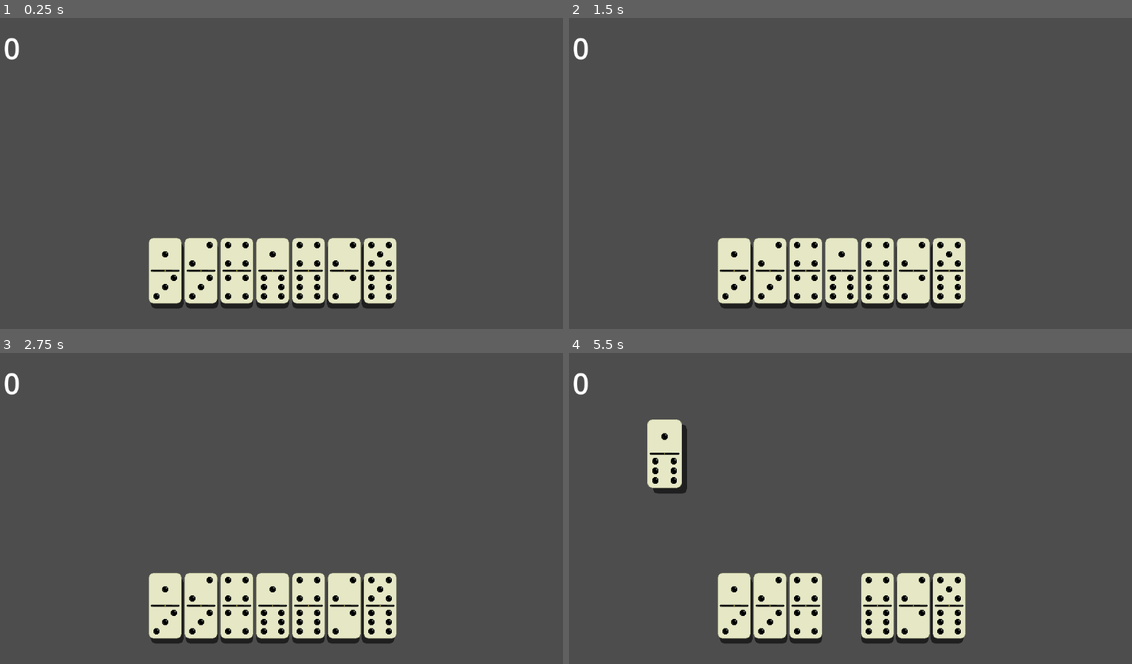
Above: before the commit, frames 1-4 (two rows, left to right).
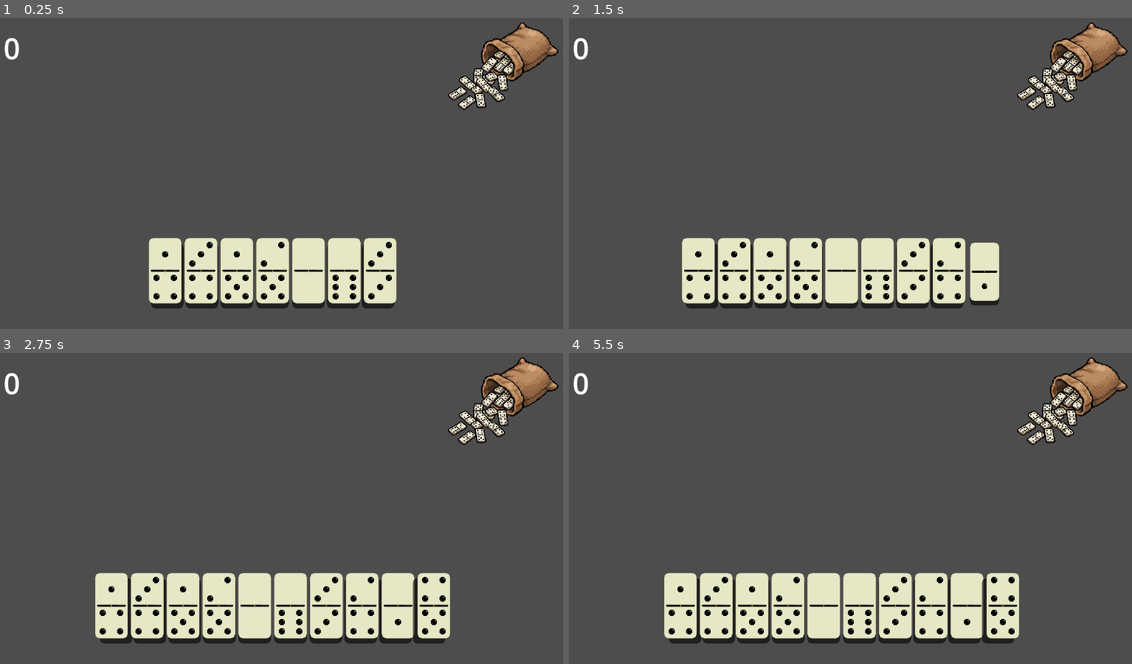
Above: after the commit, the same moments.

Repository: manuel051206/balatro-de-domino
Game: Godot game, scene res://_Scenes/Mesa.tscn
Two runs of this game, one before a commit and one after it. Both use one fixed random seed, a clock stepped at 60 frames per second and the inputs below.
Inputs (mouse positions are in pixels of both pictures, inside the frame that each line leads up to):
- Up to frame 1 (0.25 s): no input
- Up to frame 2 (1.5 s): click (1070, 67) at 0.52 s; click (1070, 67) at 1.27 s
- Up to frame 3 (2.75 s): click (501, 402) at 2.02 s
- Up to frame 4 (5.5 s): drag from (732, 604) to (912, 604) at 2.77 s; drag from (771, 604) to (951, 604) at 3.52 s; move the mouse to (805, 604) at 4.27 s; click (805, 604) at 4.42 s; drag from (839, 604) to (664, 452) at 5.02 s

The runs differ from the first frame. In frame 1, 3.1% of the frame differs, in the area x 27-100%, y 1-91%; in frame 2, 5.3%; in frame 3, 9.8%; in frame 4, 12%, in the area x 13-100%, y 1-94%.

Commit message:
Sistema de pozo, correcciones de mesa, UI de puntaje y pulido de animaciones
Sistema de "Pozo" (Robo) y Generación:

Eliminado el bug de generación de fichas repetidas (clones). Ahora se genera un mazo único de 28 combinaciones y se baraja (shuffle).

Añadido el botón de UI interactivo para robar fichas del pozo.

Reglas y Lógica:

Corregida la matemática de validación de la Capicúa para evitar falsos positivos cuando se intentaba conectar una ficha normal en extremos iguales (ej: un 3-4 en una mesa de 4...4).

Pulido Visual / Game Feel (Juiciness):

Nueva animación con Tween al robar del pozo: la ficha nace escalada en 0 debajo del mouse y vuela con efecto elástico hacia la mano.

Diff:
--- a/_Scenes/Mesa.tscn
+++ b/_Scenes/Mesa.tscn
@@ -8,6 +8,7 @@
 [ext_resource type="AudioStream" uid="uid://djlpck8mhudbs" path="res://_Sounds/SFX_PonerFicha/SFX_PonerFicha_04.wav" id="5_2w1jv"]
 [ext_resource type="AudioStream" uid="uid://clx1glvs7kpfg" path="res://_Sounds/SFX_PonerFicha/SFX_PonerFicha_05.wav" id="6_sk7d2"]
 [ext_resource type="AudioStream" uid="uid://pb2ptwhaofy0" path="res://_Sounds/SFX_PonerFicha/SFX_PonerFicha_06.wav" id="7_k7sko"]
+[ext_resource type="Texture2D" uid="uid://4xjfp3yf8qss" path="res://_Art/pot (PROVISIONAL).png" id="9_pilx5"]
 
 [sub_resource type="AudioStreamRandomizer" id="AudioStreamRandomizer_n8kvq"]
 streams_count = 6
@@ -47,6 +48,20 @@
 
 [node name="AudioStreamPlayer" type="AudioStreamPlayer" parent="." unique_id=673113965]
 
+[node name="CanvasLayer2" type="CanvasLayer" parent="." unique_id=1628599400]
+
+[node name="BotonPozo" type="TextureButton" parent="CanvasLayer2" unique_id=1665462798]
+anchors_preset = 1
+anchor_left = 1.0
+anchor_right = 1.0
+offset_left = -250.0
+offset_bottom = 250.0
+grow_horizontal = 0
+texture_normal = ExtResource("9_pilx5")
+ignore_texture_size = true
+stretch_mode = 4
+
 [connection signal="input_event" from="ZonaMesa" to="." method="_on_zona_mesa_input_event"]
 [connection signal="mouse_entered" from="ZonaMesa" to="." method="_on_zona_mesa_mouse_entered"]
 [connection signal="mouse_exited" from="ZonaMesa" to="." method="_on_zona_mesa_mouse_exited"]
+[connection signal="pressed" from="CanvasLayer2/BotonPozo" to="." method="_on_boton_pozo_pressed"]
--- a/_Scripts/Mesa.gd
+++ b/_Scripts/Mesa.gd
@@ -57,8 +57,6 @@
 
 
 # --- ÁRBITRO: ¿ES LEGAL LA JUGADA? ---
-# --- ÁRBITRO: ¿ES LEGAL LA JUGADA? ---
-# --- ÁRBITRO: ¿ES LEGAL LA JUGADA? ---
 func _validar_jugada(ficha: Ficha):
 
 	if not mouse_sobre_mesa:
@@ -79,17 +77,25 @@
 	# 2. Evaluamos DÓNDE cabe legalmente
 	var cabe_izq = (ficha.valor_der == extremo_izquierdo or ficha.valor_izq == extremo_izquierdo)
 	var cabe_der = (ficha.valor_izq == extremo_derecho or ficha.valor_der == extremo_derecho)
-	var es_capicua = (cabe_izq and cabe_der)
+
+	# NUEVA LÓGICA DE CAPICÚA:
+	# Verificamos que un lado de la ficha sea igual al extremo izquierdo Y el otro al derecho.
+	var es_capicua = (
+		(ficha.valor_izq == extremo_izquierdo and ficha.valor_der == extremo_derecho) or
+		(ficha.valor_der == extremo_izquierdo and ficha.valor_izq == extremo_derecho)
+	)
 
 	# 3. LÓGICA DE CAPICÚA
 	if es_capicua:
-		print("¡CAPICÚA! Bono activado.")
+		# NUEVO PRINT DE DEBUG: Explica exactamente el porqué
+		print("¡CAPICÚA DETECTADA! -> Ficha [%d-%d] empata perfectamente con los extremos de la mesa [%d...%d]" % [ficha.valor_izq, ficha.valor_der, extremo_izquierdo, extremo_derecho])
+
 		# Decidimos el lado basándonos en dónde soltó el mouse el jugador y activamos el bono (true)
 		if intencion_izquierda:
-			print("Capicúa jugada a la Izquierda por elección del jugador.")
+			print("- Se decidió colocar a la Izquierda por elección del jugador.")
 			jugar_ficha(ficha, "izquierda", true)
 		else:
-			print("Capicúa jugada a la Derecha por elección del jugador.")
+			print("- Se decidió colocar a la Derecha por elección del jugador.")
 			jugar_ficha(ficha, "derecha", true)
 		return
 
@@ -115,6 +121,28 @@
 
 	print("Jugada ILEGAL: Números no coinciden. Vuelve a la mano.")
 
+	# 4. LÓGICA NORMAL (No es capicúa)
+	if intencion_izquierda and cabe_izq:
+		print("¡Conecta por la Izquierda (Intención respetada)!")
+		jugar_ficha(ficha, "izquierda")
+		return
+	elif not intencion_izquierda and cabe_der:
+		print("¡Conecta por la Derecha (Intención respetada)!")
+		jugar_ficha(ficha, "derecha")
+		return
+
+	# 5. AUTO-CORRECCIÓN AMIGABLE (Quality of Life)
+	if cabe_izq:
+		print("¡Conecta por la Izquierda (Auto-corregido)!")
+		jugar_ficha(ficha, "izquierda")
+		return
+	if cabe_der:
+		print("¡Conecta por la Derecha (Auto-corregido)!")
+		jugar_ficha(ficha, "derecha")
+		return
+
+	print("Jugada ILEGAL: Números no coinciden. Vuelve a la mano.")
+
 		# --- VISUALIZADOR (RESTO DEL CÓDIGO IGUAL QUE ANTES) ---
 
 func jugar_ficha(ficha: Ficha, lado: String, es_capicua: bool = false):
@@ -122,7 +150,8 @@
 	var ancho_ocupado_por_esta_ficha = ancho_ficha if es_doble else alto_ficha
 
 	var pos_final: Vector2
-	var pos_rebote: Vector2 # Guardará la coordenada del lado contrario para el rebote
+	var pos_rebote: Vector2
+	var rotacion_final: float = 0.0 # ¡NUEVO! Guardamos la rotación en vez de aplicarla de golpe
 
 	if es_primer_turno:
 		extremo_izquierdo = ficha.valor_izq
@@ -138,53 +167,56 @@
 
 	if lado == "izquierda":
 		if es_doble:
-			ficha.rotation_degrees = 0
+			rotacion_final = 0
 			extremo_izquierdo = ficha.valor_izq
 		else:
 			if ficha.valor_der == extremo_izquierdo:
-				ficha.rotation_degrees = -90
+				rotacion_final = -90
 				extremo_izquierdo = ficha.valor_izq
 			else:
-				ficha.rotation_degrees = 90
+				rotacion_final = 90
 				extremo_izquierdo = ficha.valor_der
 
-		# Calculamos dónde va a quedar
 		var nueva_x = borde_izquierdo_x - (ancho_ocupado_por_esta_ficha / 2.0) - separacion
 		pos_final = Vector2(nueva_x, 0)
-		# Calculamos el rebote visual en la derecha
 		pos_rebote = Vector2(borde_derecho_x + (ancho_ocupado_por_esta_ficha / 2.0) + separacion, 0)
 
 		borde_izquierdo_x -= (ancho_ocupado_por_esta_ficha + separacion)
 
 	elif lado == "derecha":
 		if es_doble:
-			ficha.rotation_degrees = 0
+			rotacion_final = 0
 			extremo_derecho = ficha.valor_der
 		else:
 			if ficha.valor_izq == extremo_derecho:
-				ficha.rotation_degrees = -90
+				rotacion_final = -90
 				extremo_derecho = ficha.valor_der
 			else:
-				ficha.rotation_degrees = 90
+				rotacion_final = 90
 				extremo_derecho = ficha.valor_izq
 
 		var nueva_x = borde_derecho_x + (ancho_ocupado_por_esta_ficha / 2.0) + separacion
 		pos_final = Vector2(nueva_x, 0)
-		# Calculamos el rebote visual en la izquierda
 		pos_rebote = Vector2(borde_izquierdo_x - (ancho_ocupado_por_esta_ficha / 2.0) - separacion, 0)
 
 		borde_derecho_x += (ancho_ocupado_por_esta_ficha + separacion)
 
 	# --- BIFURCACIÓN DE ANIMACIÓN ---
 	if es_capicua:
-		_animar_rebote_capicua(ficha, pos_final, pos_rebote)
+		# Le pasamos la rotación final a la animación
+		_animar_rebote_capicua(ficha, pos_final, pos_rebote, rotacion_final)
 	else:
+		# Si es una jugada normal, la rotamos de golpe y la soltamos (como siempre)
+		ficha.rotation_degrees = rotacion_final
 		ficha.posicionDefault = pos_final
 		finalizar_jugada(ficha, false)
 
 
 func finalizar_jugada(ficha: Ficha, es_capicua: bool = false):
 	ficha.bloquear()
+
+	if mano:
+		mano.quitar_ficha_jugada(ficha)
 
 	# --- 1. MOTOR DE PUNTUACIÓN ---
 	# Calculamos los puntos base (la suma de los números de la ficha jugada)
@@ -216,33 +248,47 @@
 	print("MESA ACTUAL: ", extremo_izquierdo, " ... ", extremo_derecho)
 
 
-func _animar_rebote_capicua(ficha: Ficha, pos_final: Vector2, pos_rebote: Vector2):
-	# 1. Preparamos la ficha para que no interfiera el _process
+func _animar_rebote_capicua(ficha: Ficha, pos_final: Vector2, pos_rebote: Vector2, rotacion_final: float):
+	# 1. Preparación: Tomamos control total de la ficha
 	ficha.arrastrando = false
 	ficha.en_animacion_especial = true
-	ficha.z_index = 20 # Para que pase por encima de las demás durante el rebote
-
-	# 2. Creamos la secuencia (Tween)
-	var tween = create_tween().set_trans(Tween.TRANS_QUAD).set_ease(Tween.EASE_OUT)
-
-	var tiempo_golpe = 0.25 # Qué tan rápido viaja
-
-	# GOLPE 1: Va al lado elegido
-	tween.tween_property(ficha, "global_position", pos_final, tiempo_golpe)
+	ficha.z_index = 50
+
+	var tween = create_tween()
+
+	# --- FASE 1: EL VUELO ACROBÁTICO ---
+	# En lugar de subir desde donde está, calculamos un punto en el aire EXACTAMENTE arriba de su meta.
+	var pos_elevada = pos_final + Vector2(0, -60)
+
+	# Vuela hacia el punto elevado (0.3s)
+	tween.tween_property(ficha, "global_position", pos_elevada, 0.3).set_trans(Tween.TRANS_SINE).set_ease(Tween.EASE_OUT)
+	# MIENTRAS vuela, gira en el aire hasta acomodarse a su rotación perfecta
+	tween.parallel().tween_property(ficha, "rotation_degrees", rotacion_final, 0.3).set_trans(Tween.TRANS_QUAD).set_ease(Tween.EASE_OUT)
+	# MIENTRAS vuela, se hace un 30% más grande
+	tween.parallel().tween_property(ficha, "scale", ficha.escala_base * 1.3, 0.3).set_trans(Tween.TRANS_QUAD).set_ease(Tween.EASE_OUT)
+
+	# --- FASE 2: EL PRIMER IMPACTO ---
+	tween.tween_property(ficha, "global_position", pos_final, 0.15).set_trans(Tween.TRANS_EXPO).set_ease(Tween.EASE_IN)
 	tween.tween_callback(_reproducir_sonido_rebote)
-
-	# GOLPE 2: Viaja cruzando toda la mesa hasta el otro extremo
-	tween.tween_property(ficha, "global_position", pos_rebote, tiempo_golpe * 1.5) # Un poco más lento porque recorre más distancia
+	tween.tween_property(ficha, "scale", ficha.escala_base * Vector2(1.2, 0.8), 0.05)
+
+	# --- FASE 3: EL VIAJE DE REBOTE ---
+	tween.tween_property(ficha, "global_position", pos_rebote, 0.25).set_trans(Tween.TRANS_SINE).set_ease(Tween.EASE_IN_OUT)
+	tween.parallel().tween_property(ficha, "scale", ficha.escala_base * 1.3, 0.1)
+
 	tween.tween_callback(_reproducir_sonido_rebote)
-
-	# GOLPE 3: Vuelve al lado original
-	tween.tween_property(ficha, "global_position", pos_final, tiempo_golpe * 1.5)
-
-	# FINAL: Restablece estados y finaliza la jugada sumando el bono
+	tween.tween_property(ficha, "scale", ficha.escala_base * Vector2(1.2, 0.8), 0.05)
+
+	# --- FASE 4: REGRESO TRIUNFAL ---
+	tween.tween_property(ficha, "global_position", pos_final, 0.3).set_trans(Tween.TRANS_BACK).set_ease(Tween.EASE_OUT)
+	tween.parallel().tween_property(ficha, "scale", ficha.escala_base, 0.3).set_trans(Tween.TRANS_ELASTIC).set_ease(Tween.EASE_OUT)
+
+	# --- FINAL: DEVOLVER EL CONTROL ---
 	tween.tween_callback(func():
 		ficha.en_animacion_especial = false
 		ficha.posicionDefault = pos_final
-		finalizar_jugada(ficha, true) # true = es capicua, aplica el bono
+		ficha.rotation_degrees = rotacion_final # Seguro final por si acaso
+		finalizar_jugada(ficha, true)
 	)
 
 func _reproducir_sonido_rebote():
@@ -250,3 +296,12 @@
 	reproductor.stream = Sfx_PonerFicha
 	reproductor.pitch_scale = randf_range(1.3, 1.5)
 	reproductor.play()
+
+
+func _on_boton_pozo_pressed():
+	print("Botón del Pozo presionado")
+	#Guardamos la coordenada del mundo donde se hizo el clic
+	var posicion_origen = get_global_mouse_position()
+	# Le damos la orden al gerente de la mano para que robe una ficha
+	if mano:
+		mano.robar_del_pozo(posicion_origen)
--- a/_Scripts/mi_mano.gd
+++ b/_Scripts/mi_mano.gd
@@ -12,8 +12,10 @@
 # --- ESTADO DE LA MANO ---
 # 'fichas_en_mano': Lista para llevar el control de los objetos creados.
 # 'ficha_seleccionada_actual': Referencia única para saber cuál ficha está activa.
+# pozo_de_fichas': Aquí guardaremos las fichas que no se han repartido
 var fichas_en_mano: Array = []
 var ficha_seleccionada_actual: Ficha = null
+var pozo_de_fichas: Array = []
 
 func _ready():
 	generar_mano_inicial()
@@ -21,35 +23,34 @@
 # --- GENERACIÓN DE FICHAS ---
 # Limpia la mesa y genera 7 fichas ÚNICAS usando una "bolsa" mezclada.
 func generar_mano_inicial():
-	# 1. Limpieza: Borramos fichas anteriores.
+	# 1. Limpieza
 	for hijo in get_children():
 		hijo.queue_free()
 	fichas_en_mano.clear()
 	ficha_seleccionada_actual = null
+	pozo_de_fichas.clear() # Limpiamos el pozo por si estamos reiniciando el juego
 
-	# --- NUEVA LÓGICA: BOLSA DE DOMINÓ ---
-	var bolsa_de_fichas = []
+	# 2. Llenar el pozo con las 28 fichas posibles
+	for i in range(7):
+		for j in range(i, 7):
+			pozo_de_fichas.append([i, j])
 
-	# A. Generamos las 28 fichas posibles (del 0-0 al 6-6)
-	# Usamos dos bucles para crear pares únicos (0-0, 0-1... hasta 6-6)
-	for i in range(7):      # i va de 0 a 6
-		for j in range(i, 7): # j va de i a 6 (evita repetir 1-0 si ya existe 0-1)
-			bolsa_de_fichas.append([i, j])
+	# 3. Barajamos el pozo
+	pozo_de_fichas.shuffle()
 
-	# B. Barajamos la bolsa (Shuffle)
-	bolsa_de_fichas.shuffle()
-
-	# C. Sacamos las primeras 7 fichas de la bolsa mezclada
+	# 4. Repartimos las primeras 7 fichas
 	for k in range(7):
-		var datos = bolsa_de_fichas[k] # Obtenemos el par [a, b]
+		# pop_back() hace dos cosas a la vez: lee el último elemento de la lista, y lo BORRA de la lista.
+		# Así nos aseguramos de que esa ficha ya no esté en el pozo.
+		var datos = pozo_de_fichas.pop_back()
 		crear_ficha(datos[0], datos[1])
 
-	# 3. Orden: Una vez creadas, las acomodamos en pantalla.
+	# 5. Ordenar visualmente
 	organizar_mano()
 
 # --- FÁBRICA DE FICHAS ---
 # Instancia la ficha, carga su textura dinámica y conecta las señales.
-func crear_ficha(v1: int, v2: int):
+func crear_ficha(v1: int, v2: int) -> Ficha:
 	var nueva_ficha = escena_ficha.instantiate()
 	add_child(nueva_ficha)
 	fichas_en_mano.append(nueva_ficha)
@@ -67,6 +68,8 @@
 	nueva_ficha.empezando_interaccion.connect(_on_ficha_interactuada)
 	# 3. Cuando la ficha grite "me soltaron", ejecutamos una función local
 	nueva_ficha.ficha_soltada.connect(_on_ficha_soltada_drag)
+
+	return nueva_ficha
 
 # --- MATEMÁTICAS DE POSICIONAMIENTO ---
 # Calcula la posición de cada ficha para centrarlas respecto a la Cámara (0,0).
@@ -86,7 +89,6 @@
 		# Asignamos su posición ideal (posicionDefault) para que la ficha sepa dónde volver
 		var pos_x = inicio_x + (i * separacion_fichas)
 		ficha.posicionDefault = Vector2(pos_x, altura_y)
-		ficha.position = ficha.posicionDefault
 
 # --- LÓGICA DE CONTROL Y SELECCIÓN ---
 
@@ -120,3 +122,50 @@
 # Esta función recibe el aviso de la ficha y lo retransmite hacia arriba (al Main)
 func _on_ficha_soltada_drag(ficha: Ficha):
 	intento_de_jugada.emit(ficha)
+
+# --- ROBAR DEL POZO ANIMADO ---
+# Ahora recibe la coordenada desde donde debe salir volando
+func robar_del_pozo(posicion_origen: Vector2):
+	if pozo_de_fichas.is_empty():
+		print("El pozo está vacío. ¡No hay más huesos!")
+		return
+
+	var datos = pozo_de_fichas.pop_back()
+
+	# 1. Creamos la ficha y la guardamos en una variable
+	var nueva_ficha = crear_ficha(datos[0], datos[1])
+
+	# 2. Preparativos iniciales
+	nueva_ficha.global_position = posicion_origen # Nace en el botón
+	nueva_ficha.scale = Vector2(0.1, 0.1)         # Nace chiquitita
+	nueva_ficha.en_animacion_especial = true      # Pausamos sus físicas automáticas
+
+	# 3. Organizamos la mano (Esto le calcula su "posicionDefault" a donde debe ir)
+	organizar_mano()
+
+	# 4. ¡ACCIÓN! Creamos el Tween paralelo
+	var tween = create_tween().set_parallel(true)
+
+	# A. Animamos el viaje (TRANS_BACK hace que se pase un poquito y vuelva, como un rebote)
+	tween.tween_property(nueva_ficha, "global_position", nueva_ficha.posicionDefault, 0.4).set_trans(Tween.TRANS_BACK).set_ease(Tween.EASE_OUT)
+
+	# B. Animamos el crecimiento (TRANS_ELASTIC para que "salte" visualmente)
+	tween.tween_property(nueva_ficha, "scale", nueva_ficha.escala_base, 0.5).set_trans(Tween.TRANS_ELASTIC).set_ease(Tween.EASE_OUT)
+
+	# 5. Cuando todo termine, desbloqueamos la ficha
+	tween.chain().tween_callback(func():
+		nueva_ficha.en_animacion_especial = false
+	)
+
+	print("Robaste la ficha: ", datos[0], "-", datos[1])
+
+	# 5. DEBUG: Mensajes útiles para la consola
+	print("Robaste la ficha: ", datos[0], "-", datos[1])
+	print("Fichas restantes en el pozo: ", pozo_de_fichas.size())
+
+# --- OLVIDAR FICHA JUGADA ---
+func quitar_ficha_jugada(ficha: Ficha):
+	# Borramos la ficha de nuestra lista interna
+	fichas_en_mano.erase(ficha)
+	# Reacomodamos la mano para cerrar el hueco que dejó
+	organizar_mano()
Binary file added: _Art/pot (PROVISIONAL).png
Not shown, added: _Art/pot (PROVISIONAL).png.import
